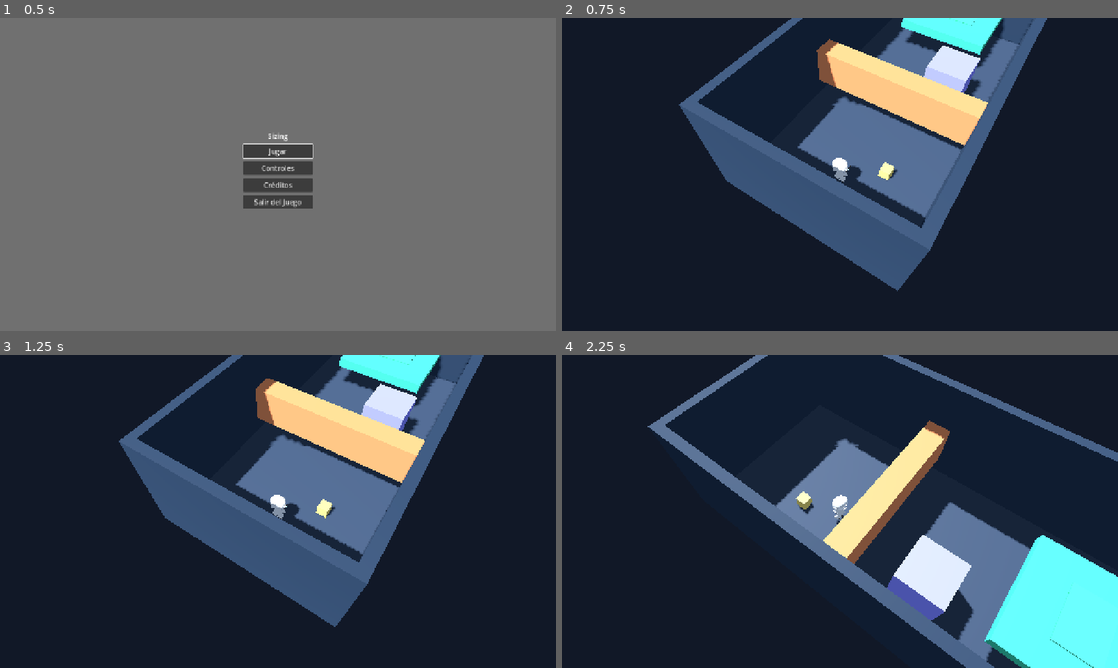
Above: before the commit, frames 1-4 (two rows, left to right).
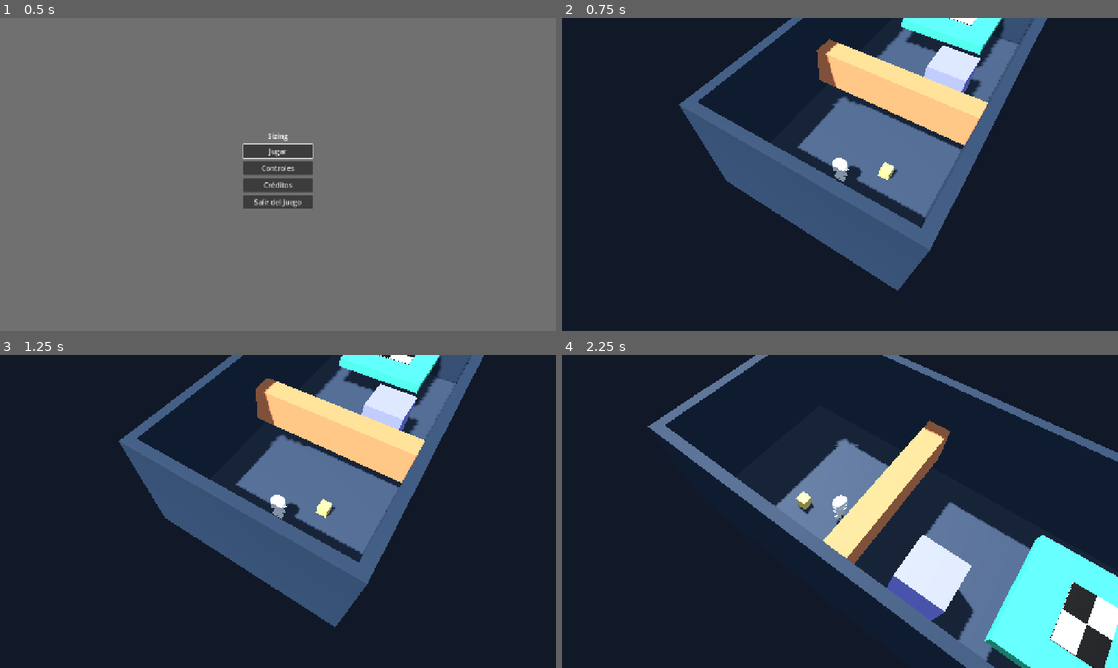
Above: after the commit, the same moments.

Repository: PabRvss/Sizing
Game: Godot game, scene res://MainMenu.tscn
Same seed, same stepped clock (60 frames per second), same inputs: the game is played once before the commit and once after it.
Inputs (mouse positions are in pixels of both pictures, inside the frame that each line leads up to):
- Up to frame 1 (0.5 s): no input
- Up to frame 2 (0.75 s): click "Jugar" at 0.5 s
- Up to frame 3 (1.25 s): no input
- Up to frame 4 (2.25 s): tap Enter at 1.25 s; move the mouse to (962, 495) at 1.27 s; hold D (move_right) 1.28-2.03 s; hold Left (camera_left) 1.28-2.03 s; click (962, 495) at 1.42 s; tap Space (jump) at 1.52 s; move the mouse to (728, 527) at 2.02 s; hold S (move_back) from 2.03 s (still down); tap Right (camera_right) at 2.1 s

Frame 1 is identical in both runs. In frame 2, less than 0.1% of the frame differs, in the area x 69-75%, y 0-3%; in frame 3, 0.1%; in frame 4, 2.1%, in the area x 87-100%, y 72-100%.

Commit message:
Corrección Hito 2: 'Has muerto', paredes laterales en nivel 5 y meta cuadriculada en blanco y negro

Diff:
--- a/DeathMenu.tscn
+++ b/DeathMenu.tscn
@@ -41,7 +41,7 @@
 
 [node name="Title" type="Label" parent="Overlay/CenterContainer/Panel/Margin/Buttons"]
 layout_mode = 2
-text = "Haz muerto"
+text = "Has muerto"
 horizontal_alignment = 1
 
 [node name="RespawnButton" type="Button" parent="Overlay/CenterContainer/Panel/Margin/Buttons"]
--- a/environment_5.tscn
+++ b/environment_5.tscn
@@ -49,6 +49,24 @@
 [sub_resource type="BoxShape3D" id="Shape_IslaA"]
 size = Vector3(10, 0.6, 12)
 
+[sub_resource type="BoxMesh" id="Mesh_ParedIslaA_Izq"]
+size = Vector3(0.5, 6, 12)
+
+[sub_resource type="BoxShape3D" id="Shape_ParedIslaA_Izq"]
+size = Vector3(0.5, 6, 12)
+
+[sub_resource type="BoxMesh" id="Mesh_ParedIslaA_Der"]
+size = Vector3(0.5, 6, 12)
+
+[sub_resource type="BoxShape3D" id="Shape_ParedIslaA_Der"]
+size = Vector3(0.5, 6, 12)
+
+[sub_resource type="BoxMesh" id="Mesh_ParedIslaA_Fondo"]
+size = Vector3(11, 6, 0.5)
+
+[sub_resource type="BoxShape3D" id="Shape_ParedIslaA_Fondo"]
+size = Vector3(11, 6, 0.5)
+
 [sub_resource type="BoxMesh" id="Mesh_TunelIzq"]
 size = Vector3(4.0, 6, 1.6)
 
@@ -85,22 +103,22 @@
 [sub_resource type="BoxShape3D" id="Shape_IslaB"]
 size = Vector3(10, 0.6, 14)
 
-[sub_resource type="BoxMesh" id="Mesh_ParedIzq"]
+[sub_resource type="BoxMesh" id="Mesh_ParedIzq_8_22"]
 size = Vector3(0.5, 6, 14)
 
-[sub_resource type="BoxShape3D" id="Shape_ParedIzq"]
+[sub_resource type="BoxShape3D" id="Shape_ParedIzq_8_22"]
 size = Vector3(0.5, 6, 14)
 
-[sub_resource type="BoxMesh" id="Mesh_ParedDer"]
+[sub_resource type="BoxMesh" id="Mesh_ParedDer_8_22"]
 size = Vector3(0.5, 6, 14)
 
-[sub_resource type="BoxShape3D" id="Shape_ParedDer"]
+[sub_resource type="BoxShape3D" id="Shape_ParedDer_8_22"]
 size = Vector3(0.5, 6, 14)
 
-[sub_resource type="BoxMesh" id="Mesh_ParedFinal"]
+[sub_resource type="BoxMesh" id="Mesh_ParedFinal_8_22"]
 size = Vector3(11, 6, 0.5)
 
-[sub_resource type="BoxShape3D" id="Shape_ParedFinal"]
+[sub_resource type="BoxShape3D" id="Shape_ParedFinal_8_22"]
 size = Vector3(11, 6, 0.5)
 
 [sub_resource type="BoxMesh" id="Mesh_PasoNormal"]
@@ -144,15 +162,6 @@
 
 [sub_resource type="BoxShape3D" id="Shape_IslaC"]
 size = Vector3(8, 0.6, 5)
-
-[sub_resource type="BoxMesh" id="Mesh_MarcaMeta"]
-size = Vector3(3, 0.05, 2)
-
-[sub_resource type="BoxShape3D" id="Shape_MarcaMeta"]
-size = Vector3(3, 0.05, 2)
-
-[sub_resource type="BoxShape3D" id="GoalShape"]
-size = Vector3(3, 1.5, 2)
 
 [sub_resource type="Environment" id="Ambiente"]
 background_mode = 1
@@ -183,6 +192,36 @@
 [node name="Colision" type="CollisionShape3D" parent="IslaA"]
 shape = SubResource("Shape_IslaA")
 
+[node name="ParedIslaA_Izq" type="StaticBody3D" parent="."]
+position = Vector3(-5.25, 3, 2)
+
+[node name="Malla" type="MeshInstance3D" parent="ParedIslaA_Izq"]
+mesh = SubResource("Mesh_ParedIslaA_Izq")
+material_override = SubResource("Mat_wall")
+
+[node name="Colision" type="CollisionShape3D" parent="ParedIslaA_Izq"]
+shape = SubResource("Shape_ParedIslaA_Izq")
+
+[node name="ParedIslaA_Der" type="StaticBody3D" parent="."]
+position = Vector3(5.25, 3, 2)
+
+[node name="Malla" type="MeshInstance3D" parent="ParedIslaA_Der"]
+mesh = SubResource("Mesh_ParedIslaA_Der")
+material_override = SubResource("Mat_wall")
+
+[node name="Colision" type="CollisionShape3D" parent="ParedIslaA_Der"]
+shape = SubResource("Shape_ParedIslaA_Der")
+
+[node name="ParedIslaA_Fondo" type="StaticBody3D" parent="."]
+position = Vector3(0, 3, 8.25)
+
+[node name="Malla" type="MeshInstance3D" parent="ParedIslaA_Fondo"]
+mesh = SubResource("Mesh_ParedIslaA_Fondo")
+material_override = SubResource("Mat_wall")
+
+[node name="Colision" type="CollisionShape3D" parent="ParedIslaA_Fondo"]
+shape = SubResource("Shape_ParedIslaA_Fondo")
+
 [node name="TunelIzq" type="StaticBody3D" parent="."]
 position = Vector3(-3.0, 3, 3)
 
@@ -251,25 +290,25 @@
 [node name="Colision" type="CollisionShape3D" parent="IslaB"]
 shape = SubResource("Shape_IslaB")
 
-[node name="ParedIzq" type="StaticBody3D" parent="."]
+[node name="ParedIzq_8_22" type="StaticBody3D" parent="."]
 position = Vector3(-5.25, 4.7, -15.0)
 
-[node name="Malla" type="MeshInstance3D" parent="ParedIzq"]
-mesh = SubResource("Mesh_ParedIzq")
+[node name="Malla" type="MeshInstance3D" parent="ParedIzq_8_22"]
+mesh = SubResource("Mesh_ParedIzq_8_22")
 material_override = SubResource("Mat_wall")
 
-[node name="Colision" type="CollisionShape3D" parent="ParedIzq"]
-shape = SubResource("Shape_ParedIzq")
-
-[node name="ParedDer" type="StaticBody3D" parent="."]
+[node name="Colision" type="CollisionShape3D" parent="ParedIzq_8_22"]
+shape = SubResource("Shape_ParedIzq_8_22")
+
+[node name="ParedDer_8_22" type="StaticBody3D" parent="."]
 position = Vector3(5.25, 4.7, -15.0)
 
-[node name="Malla" type="MeshInstance3D" parent="ParedDer"]
-mesh = SubResource("Mesh_ParedDer")
+[node name="Malla" type="MeshInstance3D" parent="ParedDer_8_22"]
+mesh = SubResource("Mesh_ParedDer_8_22")
 material_override = SubResource("Mat_wall")
 
-[node name="Colision" type="CollisionShape3D" parent="ParedDer"]
-shape = SubResource("Shape_ParedDer")
+[node name="Colision" type="CollisionShape3D" parent="ParedDer_8_22"]
+shape = SubResource("Shape_ParedDer_8_22")
 
 [node name="PasoNormal" type="StaticBody3D" parent="."]
 position = Vector3(0, 4.025, -12)
@@ -349,6 +388,9 @@
 [node name="Colision" type="CollisionShape3D" parent="IslaC"]
 shape = SubResource("Shape_IslaC")
 
+[node name="Meta" parent="." instance=ExtResource("GoalScene")]
+position = Vector3(0, 5.1, -25.5)
+
 [node name="Luz" type="DirectionalLight3D" parent="."]
 rotation = Vector3(-0.96, -0.44, 0)
 light_energy = 1.4
@@ -357,6 +399,3 @@
 
 [node name="Ambiente" type="WorldEnvironment" parent="."]
 environment = SubResource("Ambiente")
-
-[node name="Meta" parent="." instance=ExtResource("GoalScene")]
-position = Vector3(0, 5.1, -25.5)
--- a/goal.tscn
+++ b/goal.tscn
@@ -1,6 +1,7 @@
-[gd_scene load_steps=6 format=3]
+[gd_scene load_steps=7 format=3]
 
 [ext_resource type="Script" path="res://goal.gd" id="1"]
+[ext_resource type="Texture2D" path="res://assets/textures/meta_checker.png" id="2_checker"]
 
 [sub_resource type="BoxShape3D" id="AreaShape"]
 size = Vector3(3, 1.5, 2)
@@ -11,9 +12,10 @@
 [sub_resource type="BoxMesh" id="PadMesh"]
 size = Vector3(3, 0.05, 2)
 
-[sub_resource type="StandardMaterial3D" id="Green"]
-albedo_color = Color(0.24, 0.8, 0.59, 1)
-roughness = 0.8
+[sub_resource type="StandardMaterial3D" id="Mat_Cuadricula"]
+albedo_texture = ExtResource("2_checker")
+roughness = 0.5
+texture_filter = 0
 
 [node name="Meta" type="Area3D"]
 collision_layer = 0
@@ -29,7 +31,7 @@
 
 [node name="Malla" type="MeshInstance3D" parent="Placa"]
 mesh = SubResource("PadMesh")
-material_override = SubResource("Green")
+material_override = SubResource("Mat_Cuadricula")
 
 [node name="Colision" type="CollisionShape3D" parent="Placa"]
 shape = SubResource("PadShape")
Binary file added: assets/textures/meta_checker.png
Not shown, added: assets/textures/meta_checker.png.import
Not shown: 1 places in environment_5.tscn that only renumber resources
